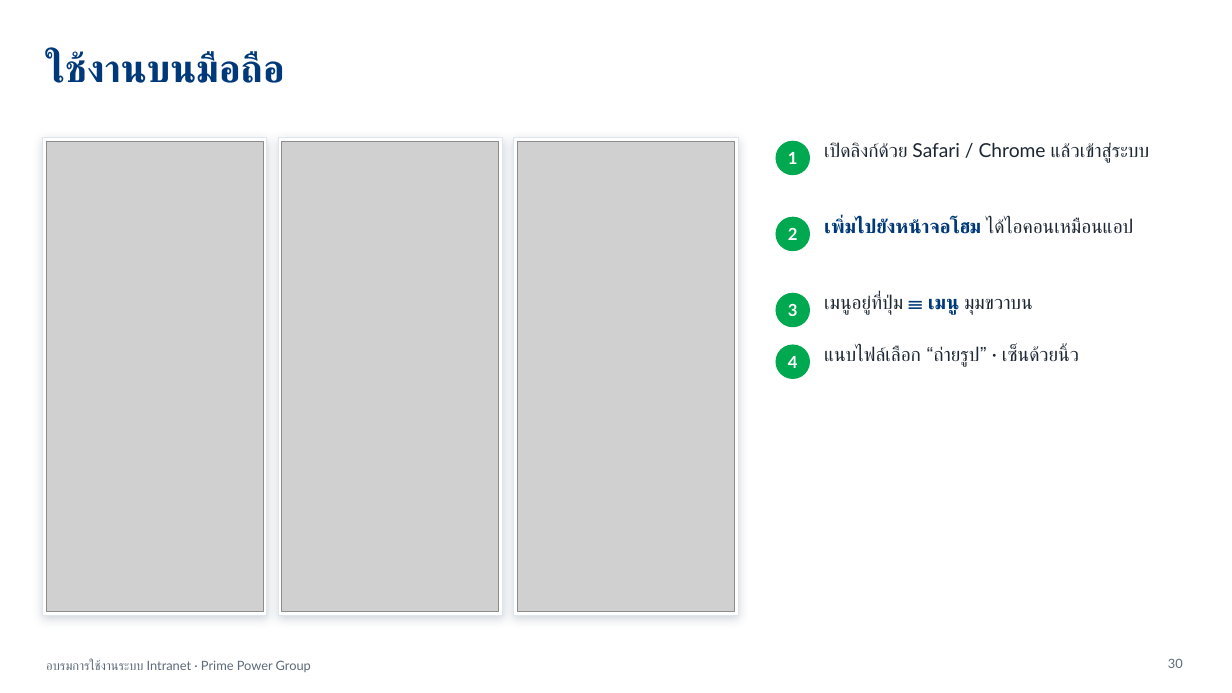
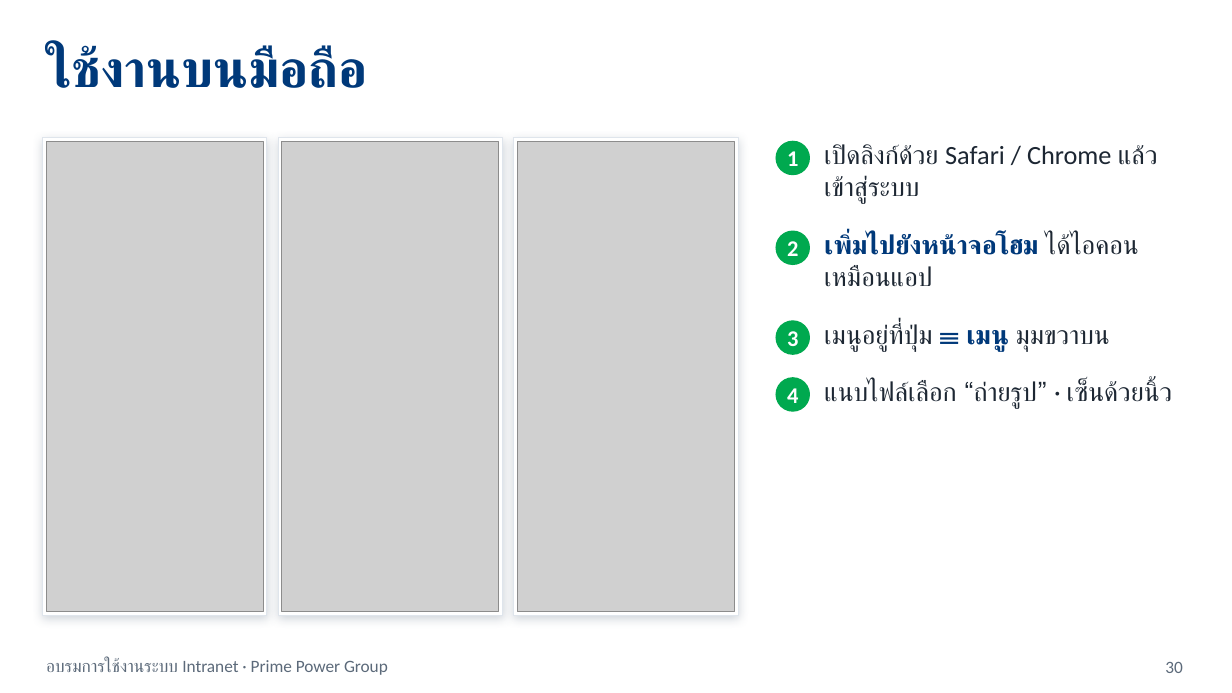
Before and after one commit to PPG2014/prime-power-intranet, a slide deck: slide 30 of manual/Intranet-Training-v1.0.pptx. Drawn at 1232x693 pixels with LibreOffice and Linux fonts; fonts in the diff are those of the drawing; grey boxes stand for pictures; background and template pictures are left out. Boxes give left, top, right and bottom in pixels: in the first picture for what was removed or moved away, otherwise in the second. Text is boxed around its words. In the diff, an @@ line names an element or a change of style, - is before the commit and + after.

```diff
--- a/manual/Intranet-Training-v1.0.pptx
+++ b/manual/Intranet-Training-v1.0.pptx
@@ title "ใช้งานบนมือถือ" at [46, 47, 368, 88]: size 30 to 40.5 pt, font Lato to Calibri @@
@@ text "2": place and size @@
-text "2" at [788, 228, 798, 240]
+text "2" at [787, 241, 798, 256]
@@ ellipse: place and size @@
-ellipse at [776, 217, 810, 250]
+ellipse at [776, 231, 810, 264]
@@ text "เพิ่มไปยังหน้าจอโฮม ได้ไอคอนเหมือนแอป": place and size @@
-text "เพิ่มไปยังหน้าจอโฮม ได้ไอคอนเหมือนแอป" at [824, 218, 1133, 234]
+text "เพิ่มไปยังหน้าจอโฮม ได้ไอคอนเหมือนแอป" at [824, 234, 1138, 287]
@@ text "3": place and size @@
-text "3" at [788, 304, 798, 316]
+text "3" at [787, 331, 798, 346]
@@ ellipse: place and size @@
-ellipse at [776, 293, 810, 326]
+ellipse at [776, 321, 810, 354]
@@ text "เมนูอยู่ที่ปุ่ม ☰ เมนู มุมขวาบน": place and size @@
-text "เมนูอยู่ที่ปุ่ม ☰ เมนู มุมขวาบน" at [824, 295, 1033, 315]
+text "เมนูอยู่ที่ปุ่ม ☰ เมนู มุมขวาบน" at [824, 324, 1110, 352]
@@ size 13 to 17.5 pt, font Lato to Calibri in 4 elements at [787, 151, 798, 166], [787, 241, 798, 256], [787, 331, 798, 346], [787, 388, 798, 403] @@
@@ text "4": place and size @@
-text "4" at [788, 356, 798, 368]
+text "4" at [787, 388, 798, 403]
@@ ellipse: place and size @@
-ellipse at [776, 345, 810, 378]
+ellipse at [776, 378, 810, 411]
@@ size 15 to 20.5 pt, font Lato to Calibri in 4 elements at [824, 144, 1158, 204], [824, 234, 1138, 287], [824, 324, 1110, 352], [824, 381, 1173, 409] @@
@@ text "แนบไฟล์เลือก “ถ่ายรูป” · เซ็นด้วยนิ้ว": place and size @@
-text "แนบไฟล์เลือก “ถ่ายรูป” · เซ็นด้วยนิ้ว" at [824, 346, 1079, 367]
+text "แนบไฟล์เลือก “ถ่ายรูป” · เซ็นด้วยนิ้ว" at [824, 381, 1173, 409]
@@ text "อบรมการใช้งานระบบ Intranet · Prime Power ..." at [46, 659, 388, 675]: size 10 to 13.5 pt, font Lato to Calibri @@
@@ page number at [1165, 662, 1182, 673]: size 10 to 13.5 pt, font Lato to Calibri @@
```
Also in this commit, not shown: 34 other slides changed.
